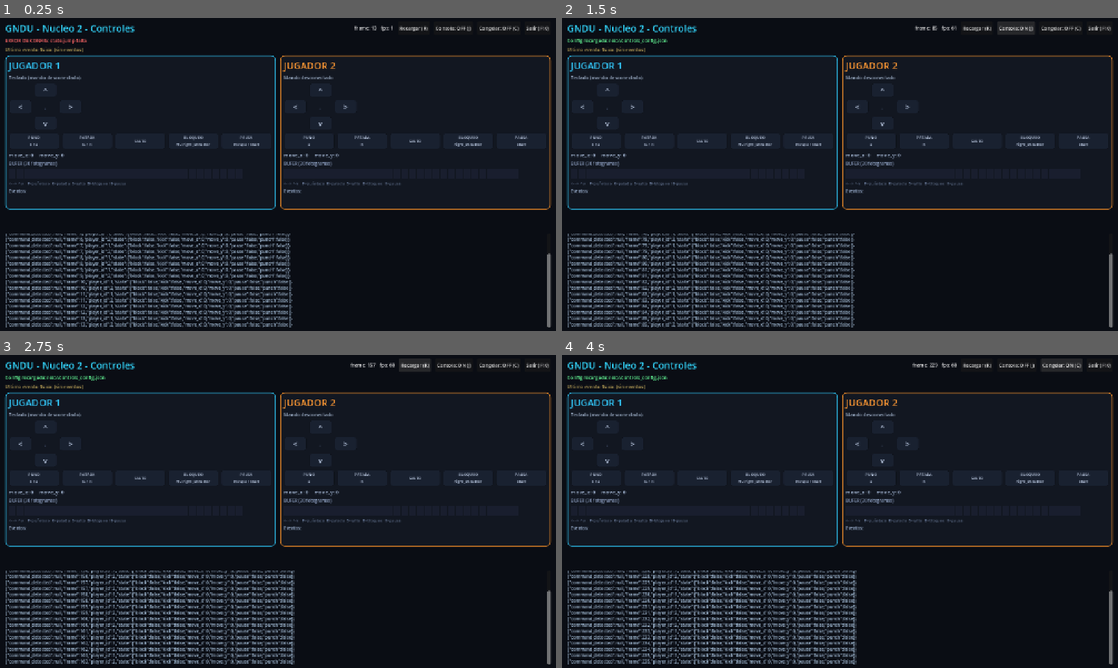
Above: before the commit, frames 1-4 (two rows, left to right).
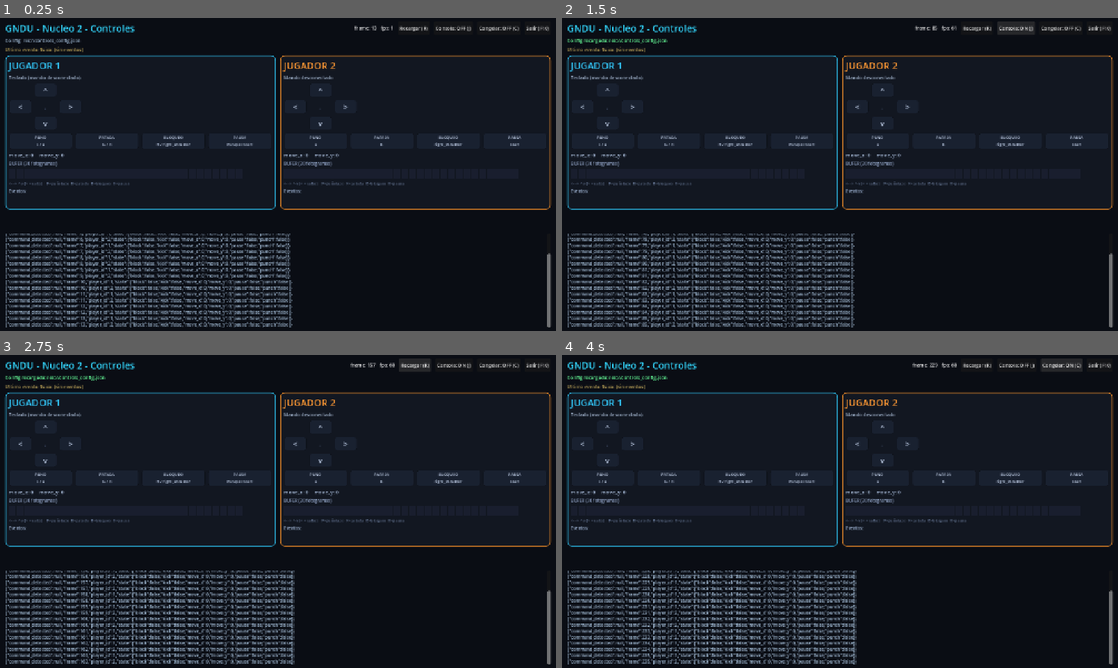
Above: after the commit, the same moments.

Repository: Sergio-Rojas27/GNDU
Game: Godot game, scene res://scenes/diagnostic.tscn
Two runs of this game, one before a commit and one after it. Both use one fixed random seed, a clock stepped at 60 frames per second and the inputs below.
Inputs:
- Up to frame 1 (0.25 s): no input
- Up to frame 2 (1.5 s): click "Recargar (R)" at 0.5 s; click "Consola: OFF (J)" at 1.25 s
- Up to frame 3 (2.75 s): click "Recargar (R)" at 2 s
- Up to frame 4 (4 s): click "Consola: ON (J)" at 2.75 s; click "Congelar: OFF (C)" at 3.5 s

The runs differ from the first frame. In frame 1, 0.9% of the frame differs, in the area x 1-95%, y 6-54%; in frame 2, 0.7%; in frame 3, 0.7%; in frame 4, 0.7%.

Commit message:
feat(controles): adapta panel y validador al contrato v3

Diff:
--- a/nucleo2_controles/scripts/mock_consumer.gd
+++ b/nucleo2_controles/scripts/mock_consumer.gd
@@ -25,12 +25,19 @@
 			command
 		])
 
+const REPORT_KEYS := ["player_id", "frame", "state", "command_detected"]
+const STATE_KEYS := ["move_x", "move_y", "punch", "kick", "block", "pause"]
+const STATE_BOOL_KEYS := ["punch", "kick", "block", "pause"]
+
 func _validate(report: Dictionary) -> String:
 	if report.is_empty():
 		return "reporte vacio"
-	for key in ["player_id", "frame", "state", "command_detected"]:
+	for key in REPORT_KEYS:
 		if not report.has(key):
 			return "falta la clave '%s'" % key
+	for key in report.keys():
+		if not REPORT_KEYS.has(key):
+			return "clave no permitida en el reporte: '%s'" % key
 
 	if not (typeof(report["player_id"]) == TYPE_INT):
 		return "player_id debe ser entero"
@@ -48,9 +55,12 @@
 	if not (report["state"] is Dictionary):
 		return "state debe ser un objeto"
 	var state: Dictionary = report["state"]
-	for key in ["move_x", "move_y", "punch", "kick", "block", "pause", "jump"]:
+	for key in STATE_KEYS:
 		if not state.has(key):
 			return "state.%s falta" % key
+	for key in state.keys():
+		if not STATE_KEYS.has(key):
+			return "clave no permitida en state: '%s'" % key
 
 	for key in ["move_x", "move_y"]:
 		if not (typeof(state[key]) == TYPE_INT):
@@ -59,7 +69,7 @@
 		if value != -1 and value != 0 and value != 1:
 			return "state.%s fuera de [-1, 0, 1]" % key
 
-	for key in ["punch", "kick", "block", "pause", "jump"]:
+	for key in STATE_BOOL_KEYS:
 		if not (typeof(state[key]) == TYPE_BOOL):
 			return "state.%s debe ser booleano" % key
 
--- a/nucleo2_controles/scripts/player_panel.gd
+++ b/nucleo2_controles/scripts/player_panel.gd
@@ -2,7 +2,7 @@
 extends PanelContainer
 
 const DIR_ACTIONS := ["left", "right", "up", "down"]
-const BTN_ACTIONS := ["punch", "kick", "jump", "block", "pause"]
+const BTN_ACTIONS := ["punch", "kick", "block", "pause"]
 const TAPE_SIZE := 30
 
 const ACTION_TEXT := {
@@ -13,16 +13,14 @@
 	"punch": "PUNO",
 	"kick": "PATADA",
 	"block": "BLOQUEO",
-	"pause": "PAUSA",
-	"jump": "SALTO"
+	"pause": "PAUSA"
 }
 
 const ACTION_SHORT := {
 	"punch": "P",
 	"kick": "K",
 	"block": "B",
-	"pause": "II",
-	"jump": "S"
+	"pause": "II"
 }
 
 var player_id: int = 1
@@ -138,7 +136,7 @@
 		_tape_cells.append({"rect": rect, "label": label})
 
 	var legend := Label.new()
-	legend.text = "<- -> ^ v    P=puñetazo  K=patada  S=salto  B=bloqueo  II=pausa"
+	legend.text = "<- -> ^ v (^ = salto)    P=puñetazo  K=patada  B=bloqueo  II=pausa"
 	legend.add_theme_font_size_override("font_size", 9)
 	legend.add_theme_color_override("font_color", Color(0.45, 0.52, 0.65))
 	legend.autowrap_mode = TextServer.AUTOWRAP_WORD_SMART
